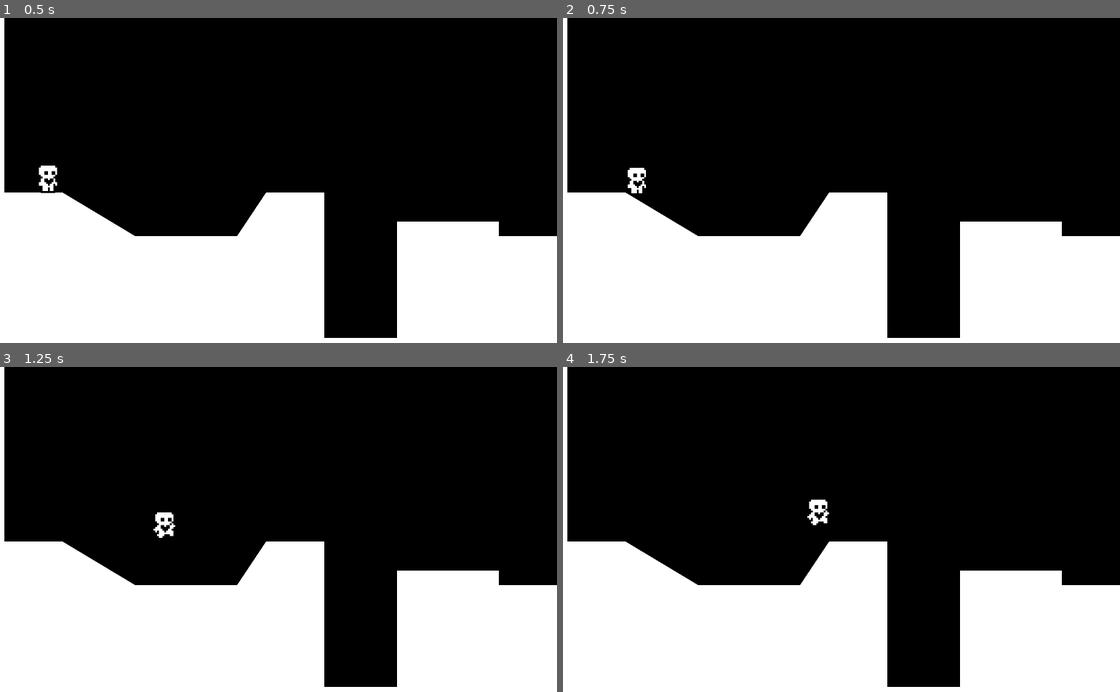
Above: before the commit, frames 1-4 (two rows, left to right).
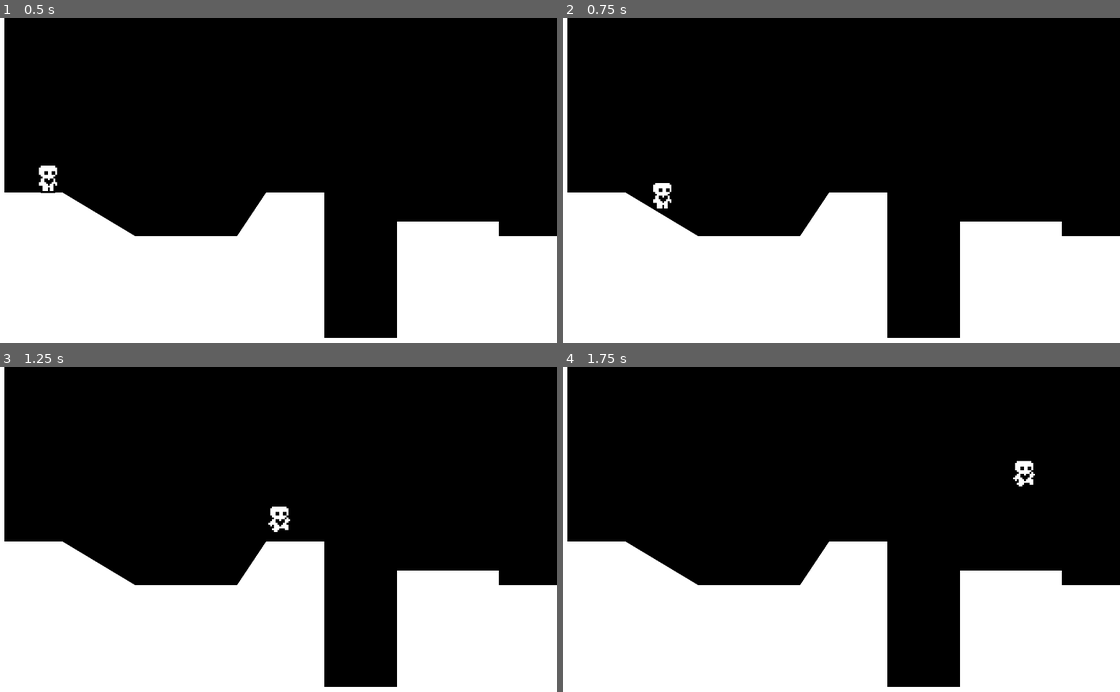
Above: after the commit, the same moments.

Repository: GreyCDevs/platformer-godot-practice
Game: Godot game, scene res://Scenes/world/world.tscn
Same seed, same stepped clock (60 frames per second), same inputs: the game is played once before the commit and once after it.
Inputs:
- Up to frame 1 (0.5 s): no input
- Up to frame 2 (0.75 s): tap Enter at 0.5 s; hold Right (ui_right) from 0.53 s (still down)
- Up to frame 3 (1.25 s): keep holding Right (ui_right); tap Up (ui_up) at 0.77 s
- Up to frame 4 (1.75 s): keep holding Right (ui_right); tap Up (ui_up) at 1.52 s

Frame 1 is identical in both runs. In frame 2, 0.4% of the frame differs, in the area x 11-20%, y 46-59%; in frame 3, 0.4%, in the area x 27-53%, y 42-53%; in frame 4, 0.4%.

Commit message:
Add another movement resource

Diff:
--- /dev/null
+++ b/Scenes/player/FasterMovementData.tres
@@ -0,0 +1,11 @@
+[gd_resource type="Resource" script_class="PlayerMovementData" load_steps=2 format=3 uid="uid://baiel35rs4vlt"]
+
+[ext_resource type="Script" uid="uid://diuk0cw43lf3v" path="res://Resources/PlayerMovementData.gd" id="1_c3yx1"]
+
+[resource]
+script = ExtResource("1_c3yx1")
+speed = 200.0
+acceleration = 1800.0
+friction = 1000.0
+jump_velocity = -350.0
+metadata/_custom_type_script = "uid://diuk0cw43lf3v"
--- a/Scenes/player/player.tscn
+++ b/Scenes/player/player.tscn
@@ -2,7 +2,7 @@
 
 [ext_resource type="Script" uid="uid://c1ojh4klimek5" path="res://Scenes/player/player.gd" id="1_eo61r"]
 [ext_resource type="Texture2D" uid="uid://bmnekjnrvdpko" path="res://Scenes/player/player.png" id="2_eo61r"]
-[ext_resource type="Resource" uid="uid://7l8un81kpk71" path="res://Scenes/player/DefaultMovementData.tres" id="2_mxepk"]
+[ext_resource type="Resource" uid="uid://baiel35rs4vlt" path="res://Scenes/player/FasterMovementData.tres" id="2_mxepk"]
 
 [sub_resource type="AtlasTexture" id="AtlasTexture_eo61r"]
 atlas = ExtResource("2_eo61r")
